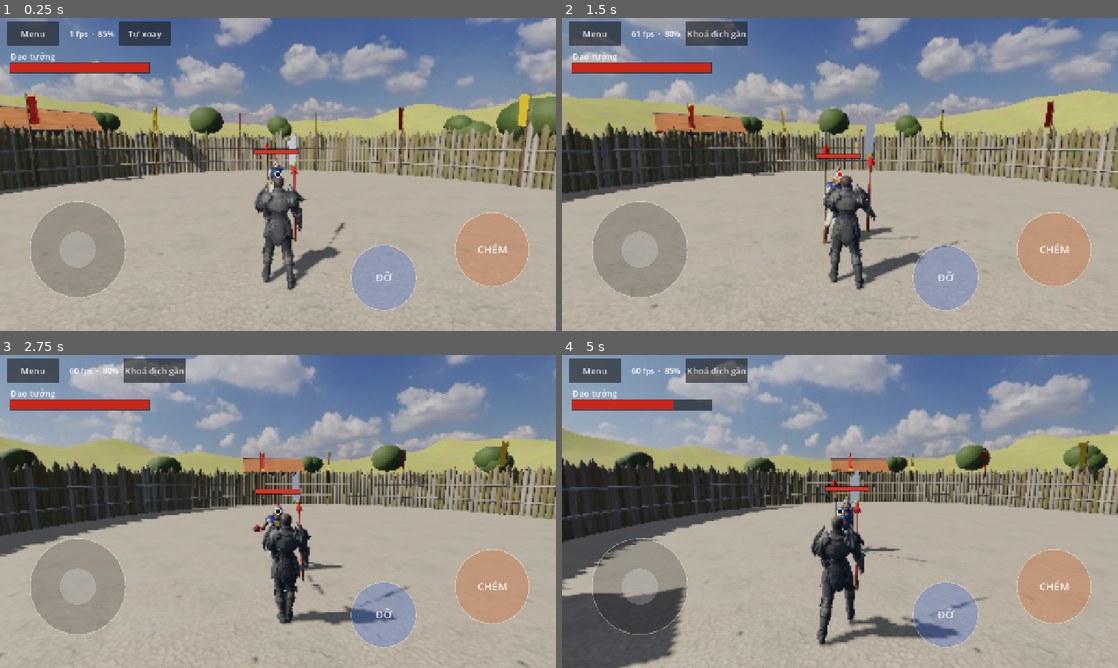
Above: before the commit, frames 1-4 (two rows, left to right).
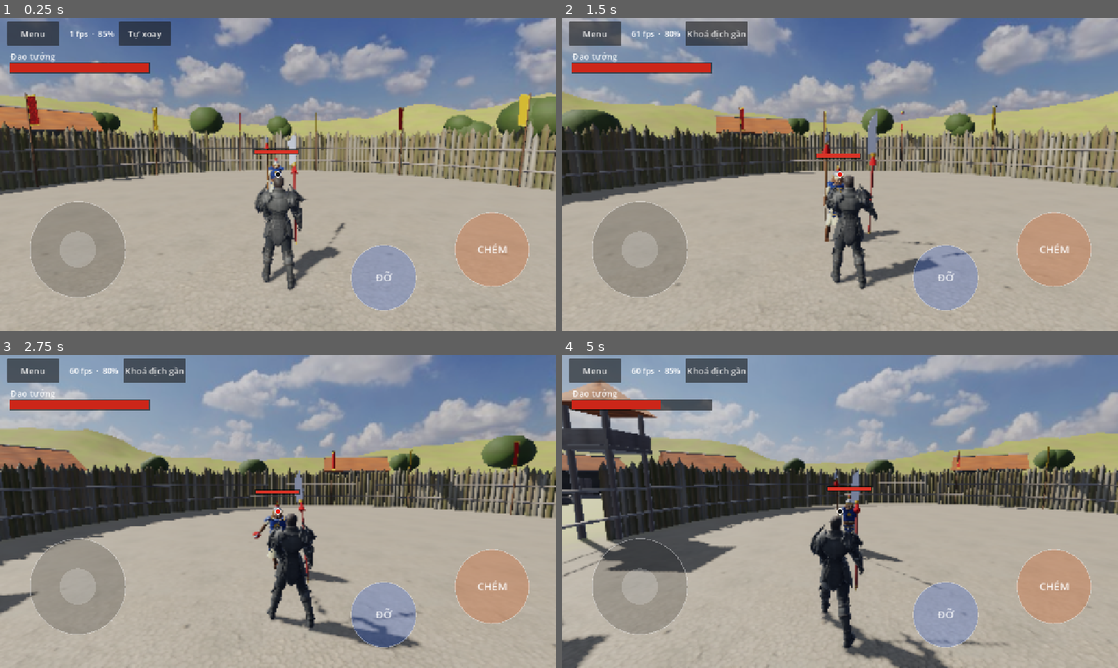
Above: after the commit, the same moments.

Repository: quanace11/MountBladeMobile
Game: Godot game, scene res://scenes/match.tscn
Two runs of this game, one before a commit and one after it. Both use one fixed random seed, a clock stepped at 60 frames per second and the inputs below. This scene is started directly instead of the project's main scene.
Inputs (mouse positions are in pixels of both pictures, inside the frame that each line leads up to):
- Up to frame 1 (0.25 s): no input
- Up to frame 2 (1.5 s): click "Tự xoay" at 0.5 s; move the mouse to (962, 158) at 1.27 s; hold Right from 1.28 s (still down); tap I at 1.35 s; click (962, 158) at 1.42 s
- Up to frame 3 (2.75 s): tap Space at 1.52 s; release Right at 2 s; drag from (166, 527) to (250, 574) at 2.02 s
- Up to frame 4 (5 s): move the mouse to (895, 442) at 2.77 s; hold Right 2.78-3.5 s; tap J at 2.85 s; drag from (812, 574) to (673, 464) at 3.52 s; move the mouse to (1006, 558) at 4.27 s; hold Left from 4.28 s (still down); hold Q from 4.28 s (still down); tap Space at 4.52 s

The runs differ from the first frame. In frame 1, less than 0.1% of the frame differs, in the area x 48-51%, y 46-51%; in frame 2, 25%; in frame 3, 30%; in frame 4, 42%, in the area x 0-100%, y 0-100%.

Commit message:
Thông số gần Mount & Blade 2 hơn: chạy nhanh hơn, ít đòn chết hơn, điểm ngọt của vũ khí
- Tốc độ chạy 4,6-5 m/s (trước 3,5-3,9), đi lùi 0,7; vừa gồng vừa đi 0,8, giơ đỡ 0,75.
- Sát thương tăng khoảng 30%: đao bổ 3 phát là hạ đối thủ không giáp.
- Thu vũ khí nhanh hơn để chém liên hoàn.
- Đứng quá sát thì trúng cán, chuôi: chỉ còn nửa sát thương.

Co-Authored-By: Claude Opus 5.5 <noreply@anthropic.com>
Claude-Session: https://claude.ai/code/session_01QffKCiTfakvzQeGmkV1Yqv

Diff:
--- a/config/characters/dao_tuong.tres
+++ b/config/characters/dao_tuong.tres
@@ -10,11 +10,11 @@
 max_hp = 110.0
 max_stamina = 100.0
 stamina_regen = 16.0
-move_speed = 3.5
+move_speed = 4.6
 acceleration = 14.0
 deceleration = 18.0
 strafe_speed_mult = 0.85
-backward_speed_mult = 0.65
+backward_speed_mult = 0.7
 turn_speed_deg = 330.0
 body_radius = 0.4
 weapon = ExtResource("2_w")
--- a/config/characters/kiem_tuong.tres
+++ b/config/characters/kiem_tuong.tres
@@ -10,11 +10,11 @@
 max_hp = 95.0
 max_stamina = 110.0
 stamina_regen = 20.0
-move_speed = 3.9
+move_speed = 5.0
 acceleration = 14.0
 deceleration = 18.0
 strafe_speed_mult = 0.85
-backward_speed_mult = 0.65
+backward_speed_mult = 0.7
 turn_speed_deg = 400.0
 body_radius = 0.4
 weapon = ExtResource("2_w")
--- a/config/characters/thuong_tuong.tres
+++ b/config/characters/thuong_tuong.tres
@@ -10,11 +10,11 @@
 max_hp = 100.0
 max_stamina = 100.0
 stamina_regen = 18.0
-move_speed = 3.7
+move_speed = 4.8
 acceleration = 14.0
 deceleration = 18.0
 strafe_speed_mult = 0.85
-backward_speed_mult = 0.65
+backward_speed_mult = 0.7
 turn_speed_deg = 360.0
 body_radius = 0.4
 weapon = ExtResource("2_w")
--- a/config/combat_rules.tres
+++ b/config/combat_rules.tres
@@ -12,8 +12,8 @@
 block_stamina_per_damage = 0.6
 guard_break_stun = 1.0
 parry_costs_stamina = false
-move_mult_windup = 0.6
-move_mult_block = 0.5
+move_mult_windup = 0.8
+move_mult_block = 0.75
 turn_mult_attack = 0.5
 allow_windup_cancel_to_block = true
 stamina_regen_delay = 0.8
@@ -26,3 +26,6 @@
 speed_bonus_per_mps = 0.08
 speed_bonus_min = 0.8
 speed_bonus_max = 1.35
+close_hit_ratio = 0.45
+close_hit_mult = 0.5
+sweet_spot_ratio = 0.7
--- a/config/weapons/dao.tres
+++ b/config/weapons/dao.tres
@@ -10,11 +10,11 @@
 arc_half_angle_deg = 55.0
 windup_time = 0.45
 release_time = 0.15
-recovery_time = 0.4
-damage_left = 28.0
-damage_right = 28.0
-damage_up = 34.0
-damage_thrust = 18.0
+recovery_time = 0.3
+damage_left = 36.0
+damage_right = 36.0
+damage_up = 44.0
+damage_thrust = 24.0
 attack_stamina_cost = 14.0
 has_shield = false
 blade_color = Color(0.85, 0.85, 0.9, 1)
--- a/config/weapons/giao.tres
+++ b/config/weapons/giao.tres
@@ -10,11 +10,11 @@
 arc_half_angle_deg = 35.0
 windup_time = 0.4
 release_time = 0.12
-recovery_time = 0.35
-damage_left = 16.0
-damage_right = 16.0
-damage_up = 20.0
-damage_thrust = 30.0
+recovery_time = 0.28
+damage_left = 21.0
+damage_right = 21.0
+damage_up = 26.0
+damage_thrust = 40.0
 attack_stamina_cost = 11.0
 has_shield = false
 blade_color = Color(0.8, 0.8, 0.85, 1)
--- a/config/weapons/kiem_khien.tres
+++ b/config/weapons/kiem_khien.tres
@@ -10,11 +10,11 @@
 arc_half_angle_deg = 60.0
 windup_time = 0.3
 release_time = 0.1
-recovery_time = 0.3
-damage_left = 18.0
-damage_right = 18.0
-damage_up = 22.0
-damage_thrust = 16.0
+recovery_time = 0.22
+damage_left = 24.0
+damage_right = 24.0
+damage_up = 29.0
+damage_thrust = 21.0
 attack_stamina_cost = 9.0
 has_shield = true
 blade_color = Color(0.9, 0.9, 0.95, 1)
--- a/src/data/combat_rules.gd
+++ b/src/data/combat_rules.gd
@@ -39,6 +39,12 @@
 @export var speed_bonus_per_mps: float = 0.08
 @export var speed_bonus_min: float = 0.8
 @export var speed_bonus_max: float = 1.35
+## Điểm ngọt của vũ khí (như Mount & Blade): địch đứng quá sát thì trúng phần cán, chuôi nên đau ít.
+## Khoảng cách tính theo tỉ lệ tầm đánh: dưới close_hit_ratio chỉ còn close_hit_mult sát thương,
+## từ sweet_spot_ratio trở ra là đủ sát thương, ở giữa tăng dần.
+@export var close_hit_ratio: float = 0.45
+@export var close_hit_mult: float = 0.5
+@export var sweet_spot_ratio: float = 0.7
 ## Có dùng thể lực không. Mount & Blade 2 đánh cận chiến không tốn thể lực: tắt thì chém, đỡ, lăn
 ## bao nhiêu cũng được và đỡ không bao giờ bị phá thế.
 @export var use_stamina: bool = false
--- a/src/sim/combat/combat_resolver.gd
+++ b/src/sim/combat/combat_resolver.gd
@@ -54,6 +54,13 @@
 	return clampf(1.0 + closing * rules.speed_bonus_per_mps, rules.speed_bonus_min, rules.speed_bonus_max)
 
 
+## Hệ số sát thương theo chỗ trúng trên vũ khí: đứng quá sát thì trúng cán, chuôi.
+static func sweet_spot(attacker: FighterState, target: FighterState, rules: CombatRules) -> float:
+	var r := attacker.pos.distance_to(target.pos) / maxf(0.01, attacker.def.weapon.reach)
+	var t := clampf(inverse_lerp(rules.close_hit_ratio, rules.sweet_spot_ratio, r), 0.0, 1.0)
+	return lerpf(rules.close_hit_mult, 1.0, t)
+
+
 ## Bị chém trúng: mất đòn đang gồng/đang chém, khựng một lúc.
 static func stun(target: FighterState, ctx: SimContext) -> void:
 	target.attack_dir = Dir.NONE
@@ -75,7 +82,7 @@
 		attacker.set_state(S.RECOVERY, ctx.ticks(w.recovery_time))
 		return
 
-	var dmg := w.damage_for(attacker.attack_dir) * speed_bonus(attacker, target, rules)
+	var dmg := w.damage_for(attacker.attack_dir) * speed_bonus(attacker, target, rules) * sweet_spot(attacker, target, rules)
 	var need := required_block_dir(attacker, target)
 	var in_cone := angle_to(target, attacker.pos) <= deg_to_rad(rules.block_half_angle_deg)
 	var dir_ok := target.block_dir == need or target.def.weapon.has_shield
--- a/tests/test_mb_rules.gd
+++ b/tests/test_mb_rules.gd
@@ -47,6 +47,18 @@
 	check_eq(CombatResolver.speed_bonus(a, b, rules), 1.0, "đứng yên thì bình thường")
 
 
+func test_too_close_hits_with_the_hilt() -> void:
+	var sim := make_sim()
+	var ids := face_off(sim, "dao_tuong", "dao_tuong", 0.6)
+	var a := sim.state.get_fighter(ids[0])
+	var b := sim.state.get_fighter(ids[1])
+	var close := CombatResolver.sweet_spot(a, b, sim.ctx.rules)
+	b.pos = Vector2(0, 1.7)
+	var sweet := CombatResolver.sweet_spot(a, b, sim.ctx.rules)
+	check(close <= 0.6, "đứng sát thì trúng cán đao, đau ít (x%.2f)" % close)
+	check_eq(sweet, 1.0, "đúng tầm lưỡi đao thì đủ sát thương")
+
+
 func _bot_vs_blocker(block: int) -> Dictionary:
 	var sim := make_sim()
 	var ids := face_off(sim, "dao_tuong", "dao_tuong", 1.6)
@@ -57,8 +69,10 @@
 	for t in sim.ctx.tick_rate * 20:
 		var c := bot.get_command(sim.state)
 		c.move = Vector2.ZERO
+		# Chỉ đếm đòn ra khi đối thủ đang giơ đỡ (bị chém trúng, đang khựng thì không đỡ).
+		var guarding := sim.state.get_fighter(ids[1]).state == FighterState.State.BLOCK
 		for e in sim.step({ids[0]: c, ids[1]: cmd(Dir.NONE, false, block)}):
-			if e["type"] == &"attack_started":
+			if e["type"] == &"attack_started" and guarding:
 				counts[e["dir"]] = counts.get(e["dir"], 0) + 1
 	return counts
 
Not shown, changed: README.md
